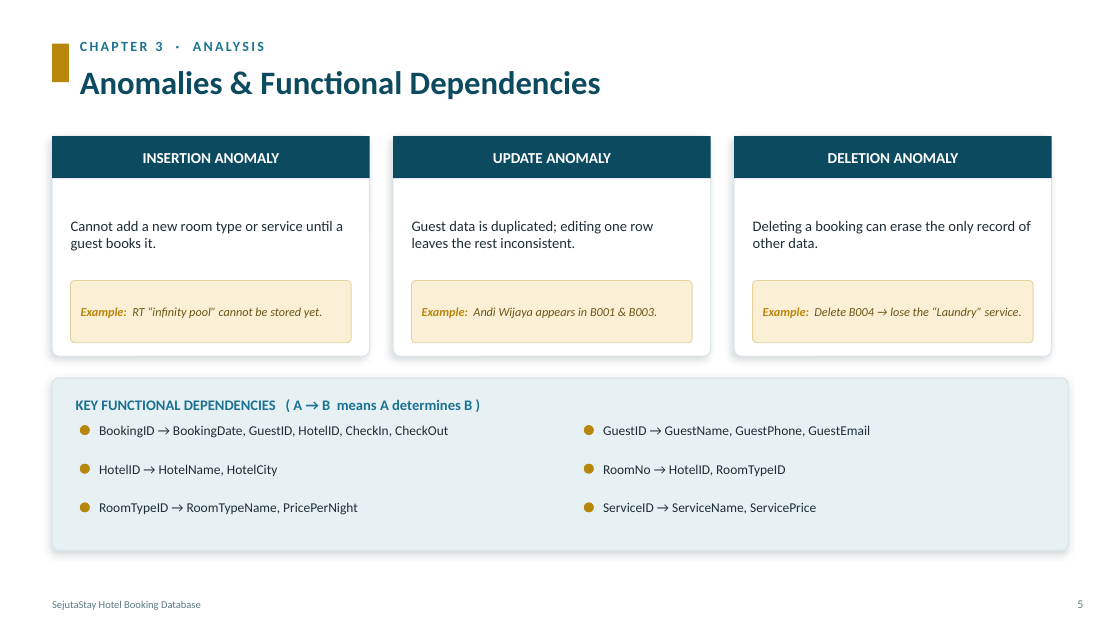
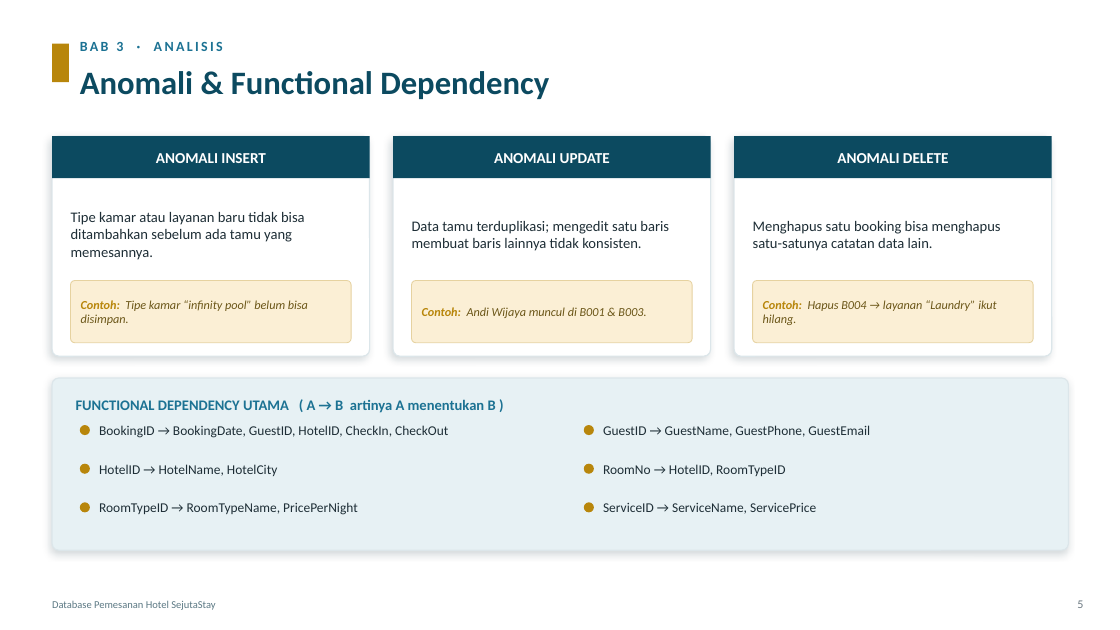
Before and after one commit to steffenkwik/Database-Project, a slide deck: slide 5 of Submission/(sub) SejutaStay_Presentation.pptx. Drawn at 1120x630 pixels with LibreOffice and Linux fonts; fonts in the diff are those of the drawing. Boxes give left, top, right and bottom in pixels: in the first picture for what was removed or moved away, otherwise in the second. Text is boxed around its words. In the diff, an @@ line names an element or a change of style, - is before the commit and + after.

```diff
--- a/Submission/(sub) SejutaStay_Presentation.pptx
+++ b/Submission/(sub) SejutaStay_Presentation.pptx
@@ text at [80,42,223,51]: text changed @@
-CHAPTER 3 · ANALYSIS
+BAB 3 · ANALISIS
@@ text at [80,71,549,99]: text changed @@
-Anomalies & Functional Dependencies
+Anomali & Functional Dependency
@@ text at [156,153,265,163]: text changed @@
-INSERTION ANOMALY
+ANOMALI INSERT
@@ text at [494,153,610,163]: text changed @@
-UPDATE ANOMALY
+ANOMALI UPDATE
@@ text at [837,153,949,163]: text changed @@
-DELETION ANOMALY
+ANOMALI DELETE
@@ text at [71,212,305,260]: text changed @@
-Cannot add a new room type or service until a guest books it.
+Tipe kamar atau layanan baru tidak bisa ditambahkan sebelum ada tamu yang memesannya.
@@ text at [412,221,669,251]: text changed @@
-Guest data is duplicated; editing one row leaves the rest inconsistent.
+Data tamu terduplikasi; mengedit satu baris membuat baris lainnya tidak konsisten.
@@ text at [753,221,1001,251]: text changed @@
-Deleting a booking can erase the only record of other data.
+Menghapus satu booking bisa menghapus satu-satunya catatan data lain.
@@ text at [81,300,308,325]: text changed @@
-Example: RT “infinity pool” cannot be stored yet.
+Contoh: Tipe kamar “infinity pool” belum bisa disimpan.
@@ text at [422,307,646,318]: text changed @@
-Example: Andi Wijaya appears in B001 & B003.
+Contoh: Andi Wijaya muncul di B001 & B003.
@@ text at [763,300,996,325]: text changed @@
-Example: Delete B004 → lose the “Laundry” service.
+Contoh: Hapus B004 → layanan “Laundry” ikut hilang.
@@ text at [76,399,496,413]: text changed @@
-KEY FUNCTIONAL DEPENDENCIES ( A → B means A determines B )
+FUNCTIONAL DEPENDENCY UTAMA ( A → B artinya A menentukan B )
@@ text at [52,601,215,610]: text changed @@
-SejutaStay Hotel Booking Database
+Database Pemesanan Hotel SejutaStay
```
Also in this commit, not shown: 14 other slides changed, 2 other files.
